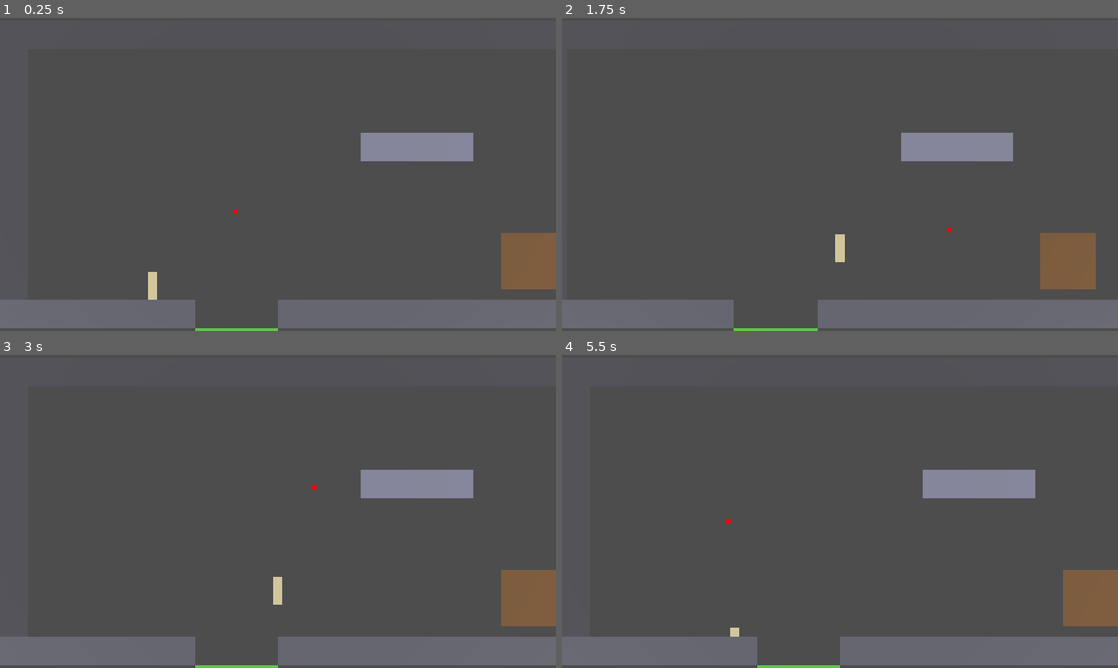
Above: before the commit, frames 1-4 (two rows, left to right).
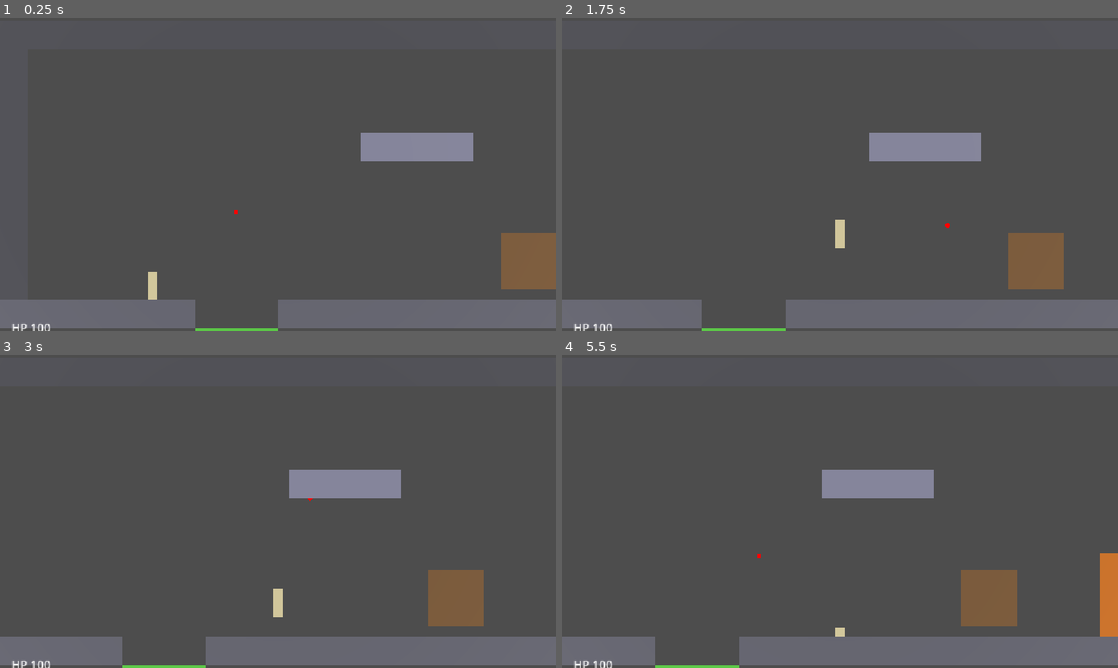
Above: after the commit, the same moments.

Repository: redleaf05812/yx01-prototype
Game: Godot game, scene res://scenes/room_01.tscn
The game is run twice, just before and just after one commit, with the same random seed, the same clock (stepped at 60 frames per second) and the same inputs.
Inputs (mouse positions are in pixels of both pictures, inside the frame that each line leads up to):
- Up to frame 1 (0.25 s): no input
- Up to frame 2 (1.75 s): tap Enter at 0.5 s; move the mouse to (812, 237) at 0.52 s; hold Shift (run) 0.53-1.28 s; hold D (move_right) from 0.53 s (still down); tap T (grapple) at 0.6 s; tap Space (jump) at 0.77, 1.07, 1.52 s; move the mouse to (1006, 221) at 1.27 s; tap Shift (run) at 1.35 s; tap Ctrl (jet, bound only after the commit) at 1.55 s
- Up to frame 3 (3 s): tap Space (jump) at 1.82, 2.3, 2.85 s; move the mouse to (111, 464) at 2.02 s; release D (move_right) at 2.03 s; hold A (move_left) from 2.03 s (still down); tap Ctrl (jet, bound only after the commit) at 2.1 s; move the mouse to (305, 511) at 2.77 s
- Up to frame 4 (5.5 s): tap Space (jump) at 3.02, 3.32, 3.77, 4.07, 4.52, 4.82, 5.3 s; tap T (grapple) at 3.05, 4.35 s; move the mouse to (756, 433) at 3.52 s; hold C (crouch) 3.53-4.28 s; tap Shift (run) at 3.8 s; tap 0 (debug_empty_battery, bound only after the commit) at 4.15 s; move the mouse to (962, 495) at 4.27 s; release A (move_left) at 4.28 s; hold D (move_right) from 4.28 s (still down); tap Ctrl (jet, bound only after the commit) at 4.55 s; move the mouse to (728, 527) at 5.02 s; hold Z (prone) from 5.03 s (still down)

The runs differ from the first frame. In frame 1, less than 0.1% of the frame differs, in the area x 2-9%, y 97-100%; in frame 2, 4.5%; in frame 3, 8.8%; in frame 4, 10%, in the area x 2-100%, y 36-100%.

Commit message:
M3: air jet (Ctrl), battery (regen, thresholds, 0-power locks), HUD, debug empty-battery key (0)

Diff:
--- /dev/null
+++ b/scripts/hud.gd
@@ -0,0 +1,83 @@
+extends CanvasLayer
+
+# 最小 HUD：左下 血量 + 电量格；右下 弹匣 + 三个技能格（喷气 CD / 隐身占位 / 技能2占位）。
+# 用法：hud.bind(player)，之后每帧从 player 读取数值。
+
+var _player: Node
+var _hp_label: Label
+var _cells: Array[ColorRect] = []
+var _ammo_label: Label
+var _jet_overlay: ColorRect
+
+
+func bind(p: Node) -> void:
+	_player = p
+	_build()
+
+
+func _build() -> void:
+	var root := Control.new()
+	root.set_anchors_preset(Control.PRESET_FULL_RECT)
+	root.mouse_filter = Control.MOUSE_FILTER_IGNORE
+	add_child(root)
+
+	# 左下：血量数字 + 电量 10 格
+	var left := VBoxContainer.new()
+	left.set_anchors_and_offsets_preset(Control.PRESET_BOTTOM_LEFT, Control.PRESET_MODE_MINSIZE, 24)
+	root.add_child(left)
+	_hp_label = Label.new()
+	_hp_label.add_theme_font_size_override("font_size", 24)
+	left.add_child(_hp_label)
+	var cell_row := HBoxContainer.new()
+	cell_row.add_theme_constant_override("separation", 4)
+	left.add_child(cell_row)
+	for i in Config.battery_max:
+		var c := ColorRect.new()
+		c.custom_minimum_size = Vector2(22, 14)
+		cell_row.add_child(c)
+		_cells.append(c)
+
+	# 右下：弹匣 + 三个技能格
+	var right := VBoxContainer.new()
+	right.set_anchors_and_offsets_preset(Control.PRESET_BOTTOM_RIGHT, Control.PRESET_MODE_MINSIZE, 24)
+	root.add_child(right)
+	_ammo_label = Label.new()
+	_ammo_label.add_theme_font_size_override("font_size", 24)
+	_ammo_label.horizontal_alignment = HORIZONTAL_ALIGNMENT_RIGHT
+	right.add_child(_ammo_label)
+	var slot_row := HBoxContainer.new()
+	slot_row.add_theme_constant_override("separation", 6)
+	right.add_child(slot_row)
+
+	var names := ["喷气", "隐身", "技能2"]
+	for i in names.size():
+		var slot := Control.new()
+		slot.custom_minimum_size = Vector2(56, 56)
+		slot_row.add_child(slot)
+		var bg := ColorRect.new()
+		bg.color = Color(0.25, 0.25, 0.3) if i == 0 else Color(0.35, 0.35, 0.35)
+		bg.set_anchors_preset(Control.PRESET_FULL_RECT)
+		slot.add_child(bg)
+		if i == 0:
+			# 冷却遮罩：从顶部覆盖，剩余比例越大覆盖越多
+			_jet_overlay = ColorRect.new()
+			_jet_overlay.color = Color(0, 0, 0, 0.6)
+			_jet_overlay.set_anchors_preset(Control.PRESET_FULL_RECT)
+			slot.add_child(_jet_overlay)
+		var lbl := Label.new()
+		lbl.text = names[i] if i == 0 else "占位"
+		lbl.set_anchors_preset(Control.PRESET_FULL_RECT)
+		lbl.horizontal_alignment = HORIZONTAL_ALIGNMENT_CENTER
+		lbl.vertical_alignment = VERTICAL_ALIGNMENT_CENTER
+		slot.add_child(lbl)
+
+
+func _process(_delta: float) -> void:
+	if _player == null:
+		return
+	_hp_label.text = "HP %d" % int(_player.hp)
+	for i in _cells.size():
+		var fill := clampf(_player.battery - float(i), 0.0, 1.0)
+		_cells[i].color = Color(0.3, 0.9, 0.4, maxf(fill, 0.12))
+	_ammo_label.text = "%d / %d" % [_player.ammo, Config.pistol_magazine]
+	_jet_overlay.anchor_bottom = clampf(_player.jet_cd_left / Config.jet_cooldown, 0.0, 1.0)
--- a/scripts/player.gd
+++ b/scripts/player.gd
@@ -1,14 +1,23 @@
 extends CharacterBody3D
 
-# 玩家控制器：走 / 跑 / 蹲 / 趴 / 一段跳 / 二段跳 / 冲刺 / 勾爪 (M1 + M2)。
+# 玩家控制器：走 / 跑 / 蹲 / 趴 / 一段跳 / 二段跳 / 冲刺 / 勾爪 / 喷气 / 电池 (M1–M3)。
 # 原点 = 脚底中心。2.5D：Z 锁定为 0。
 # 假设（文档未给）：身体宽 0.6 m；二段跳 = 与一段跳同速度；空中保持水平速度；
-#                    勾爪的锚点 = 瞄准射线打到的第一个表面，且在射程内。
+#   勾爪锚点 = 瞄准射线第一个命中的表面且在射程内；
+#   冲刺/跑/空中二段跳 在电量为 0 时不可用；喷气只需电量 >= 3 格启动（启动后可用到 0）。
 
 enum Posture { STAND, CROUCH, PRONE }
+
+const HUD_SCRIPT := preload("res://scripts/hud.gd")
 
 @export var spawn_point := Vector3(9.9, 1.8, 0.0)  # '@' 出生点：第 5 列第 9 行，脚站在地面上
 const BODY_WIDTH := 0.6
+
+# 公开状态（HUD 读取）
+var hp := Config.max_hp
+var battery := float(Config.battery_max)
+var ammo := Config.pistol_magazine
+var jet_cd_left := 0.0
 
 var _posture := Posture.STAND
 var _col: CollisionShape3D
@@ -19,6 +28,8 @@
 var _dash_time_left := 0.0
 var _dash_cd_left := 0.0
 var _dash_dir := 1.0
+var _jet_time_left := 0.0
+var _jet_dir := 1.0
 var _facing := 1.0
 
 # 勾爪
@@ -36,6 +47,9 @@
 	_ensure_input()
 	_build_body()
 	_build_grapple_visuals()
+	var hud = HUD_SCRIPT.new()
+	add_child(hud)
+	hud.bind(self)
 	global_position = spawn_point
 
 
@@ -47,6 +61,8 @@
 	_add_action("crouch", [KEY_C])
 	_add_action("prone", [KEY_Z])
 	_add_action("grapple", [KEY_T])
+	_add_action("jet", [KEY_CTRL])
+	_add_action("debug_empty_battery", [KEY_0])  # 调试用：清空电量，上线前删除
 
 
 func _add_action(action: String, keys: Array) -> void:
@@ -85,7 +101,7 @@
 	sphere.material = _marker_mat
 	_marker = MeshInstance3D.new()
 	_marker.mesh = sphere
-	_marker.top_level = true  # 用世界坐标
+	_marker.top_level = true
 	add_child(_marker)
 
 	var rope_mat := StandardMaterial3D.new()
@@ -136,7 +152,7 @@
 	var target_h := _height_for(wanted)
 	var cur_h := _shape.size.y
 	if target_h > cur_h and test_move(global_transform, Vector3(0, target_h - cur_h, 0)):
-		return  # 头顶被挡住，保持当前姿态
+		return
 	_posture = wanted
 	_set_height(target_h)
 
@@ -147,7 +163,6 @@
 	return global_position + Vector3(0, _shape.size.y * 0.5, 0)
 
 
-# 鼠标在 Z=0 平面上的世界坐标（正交相机用射线与平面求交）。
 func _mouse_world_point() -> Vector3:
 	var cam := get_viewport().get_camera_3d()
 	if cam == null:
@@ -162,7 +177,6 @@
 	return p
 
 
-# 每帧更新锚点：从胸口朝鼠标打一条射线，命中的第一个表面且在射程内 = 绿色可勾。
 func _update_aim() -> void:
 	var chest := _chest()
 	var raw := _mouse_world_point() - chest
@@ -182,14 +196,12 @@
 		_marker.global_position = chest + dir * Config.grapple_range
 
 
-# 拉向锚点：忽略重力和输入；到达或撞到东西就松开。
-func _grapple_step(delta: float) -> void:
+func _grapple_step(_delta: float) -> void:
 	var to := _grapple_target - global_position
 	to.z = 0.0
 	if to.length() <= Config.grapple_arrive_distance:
 		_end_grapple()
 		return
-
 	velocity = to.normalized() * Config.grapple_speed
 	velocity.z = 0.0
 	move_and_slide()
@@ -216,6 +228,13 @@
 # ---------- 主循环 ----------
 
 func _physics_process(delta: float) -> void:
+	if Input.is_action_just_pressed("debug_empty_battery"):
+		battery = 0.0
+
+	battery = minf(float(Config.battery_max), battery + Config.battery_regen_per_sec * delta)
+	jet_cd_left = maxf(0.0, jet_cd_left - delta)
+	_dash_cd_left = maxf(0.0, _dash_cd_left - delta)
+
 	_update_aim()
 	if not _grapple_active and Input.is_action_just_pressed("grapple") and _anchor_valid:
 		_grapple_active = true
@@ -227,23 +246,31 @@
 
 	_update_posture()
 
-	_dash_cd_left = maxf(0.0, _dash_cd_left - delta)
 	if is_on_floor():
 		_jumps_left = 2
 
 	var dir := Input.get_axis("move_left", "move_right")
 	if dir != 0.0:
 		_facing = signf(dir)
-	var running := Input.is_action_pressed("run") and _posture == Posture.STAND
-
-	# 点按 Shift 冲刺（只在站立时，有 CD）
-	if Input.is_action_just_pressed("run") and _posture == Posture.STAND and _dash_cd_left <= 0.0:
+	var has_power := battery > 0.0001
+	var running := Input.is_action_pressed("run") and _posture == Posture.STAND and has_power
+
+	# 点按 Shift 冲刺（站立、有电、有 CD）
+	if Input.is_action_just_pressed("run") and _posture == Posture.STAND and has_power and _dash_cd_left <= 0.0:
 		_dash_time_left = Config.dash_time
 		_dash_cd_left = Config.dash_cooldown
 		_dash_dir = dir if dir != 0.0 else _facing
 
-	# 跳跃：一段 1H，空中再按一次为二段（总高 2H）
-	if Input.is_action_just_pressed("jump") and _posture != Posture.PRONE and _jumps_left > 0:
+	# 喷气（Ctrl）：需要电量 >= 3 格才能启动，启动后不耗电，可用到 0
+	if Input.is_action_just_pressed("jet") and _posture != Posture.PRONE \
+			and jet_cd_left <= 0.0 and battery >= Config.battery_start_threshold:
+		_jet_time_left = Config.jet_duration
+		jet_cd_left = Config.jet_cooldown
+		_jet_dir = _facing
+
+	# 跳跃：地面一段 1H；空中二段（总高 2H）需要有电
+	if Input.is_action_just_pressed("jump") and _posture != Posture.PRONE and _jumps_left > 0 \
+			and (is_on_floor() or has_power):
 		velocity.y = Config.jump_velocity
 		_jumps_left -= 1
 
@@ -253,15 +280,19 @@
 	elif velocity.y < 0.0:
 		velocity.y = 0.0
 
-	# 水平
-	if _dash_time_left > 0.0:
+	# 水平：喷气 > 冲刺 > 正常移动
+	if _jet_time_left > 0.0:
+		_jet_time_left -= delta
+		velocity.x = _jet_dir * Config.jet_distance / Config.jet_duration
+		velocity.y = 0.0
+	elif _dash_time_left > 0.0:
 		_dash_time_left -= delta
 		velocity.x = _dash_dir * Config.dash_speed
 		velocity.y = 0.0
 	elif dir != 0.0:
 		velocity.x = dir * _speed_for(_posture, running)
 	elif is_on_floor():
-		velocity.x = 0.0  # 空中保持惯性
+		velocity.x = 0.0
 
 	velocity.z = 0.0
 	move_and_slide()
@@ -272,7 +303,12 @@
 func respawn() -> void:
 	global_position = spawn_point
 	velocity = Vector3.ZERO
+	hp = Config.max_hp
+	battery = float(Config.battery_max)
+	ammo = Config.pistol_magazine
+	jet_cd_left = 0.0
 	_jumps_left = 2
 	_dash_time_left = 0.0
+	_jet_time_left = 0.0
 	_grapple_active = false
 	_update_rope()
